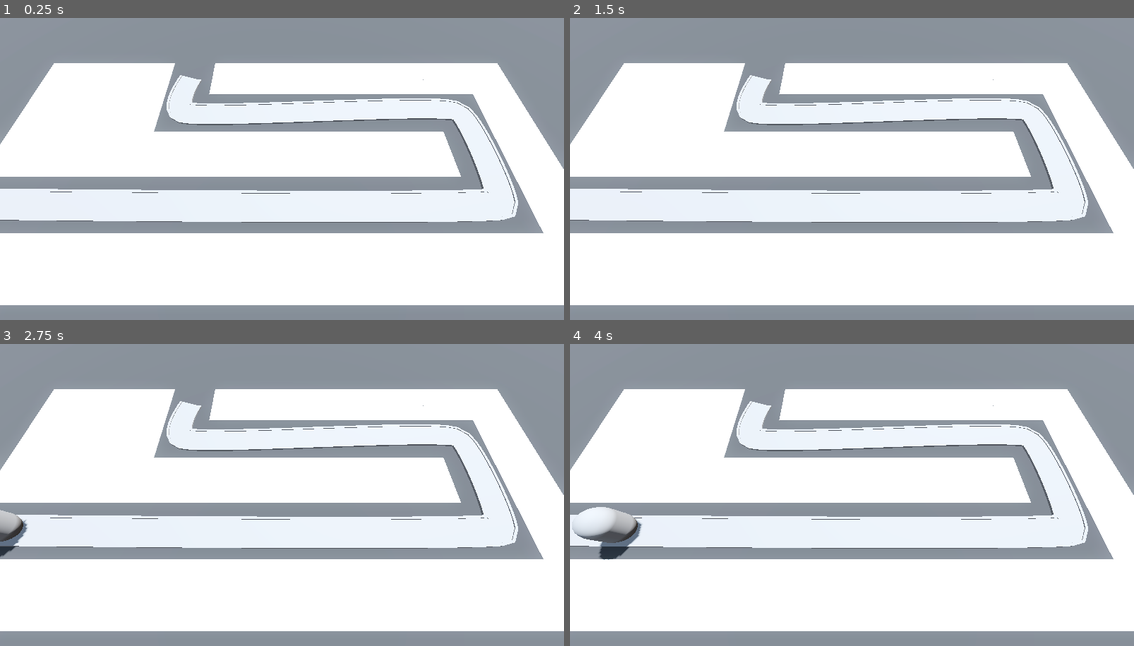
Above: before the commit, frames 1-4 (two rows, left to right).
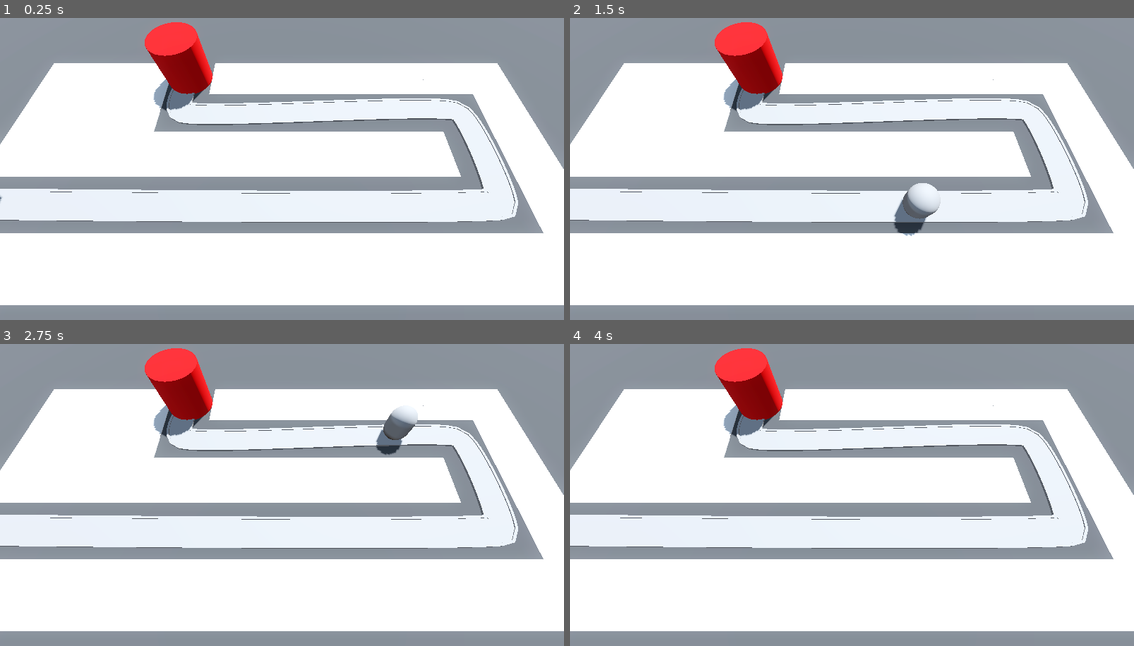
Above: after the commit, the same moments.

Repository: beltranbot/barbarian-blaster
Game: Godot game, scene res://BaseLevel.tscn
The game is run twice, just before and just after one commit, with the same random seed, the same clock (stepped at 60 frames per second) and the same inputs.
Inputs:
- Up to frame 1 (0.25 s): no input
- Up to frame 2 (1.5 s): no input
- Up to frame 3 (2.75 s): no input
- Up to frame 4 (4 s): no input

The runs differ from the first frame. In frame 1, 2.4% of the frame differs, in the area x 0-38%, y 1-61%; in frame 2, 3.2%; in frame 3, 3.5%, in the area x 0-75%, y 1-71%; in frame 4, 3.5%.

Commit message:
3.7 making a base

Diff:
--- /dev/null
+++ b/Base/base.gd
@@ -0,0 +1,4 @@
+extends Node3D
+
+func take_damage() -> void:
+	print("damage dealt to base!")
--- /dev/null
+++ b/Base/base.tscn
@@ -0,0 +1,17 @@
+[gd_scene load_steps=3 format=3 uid="uid://by5sitr0s0qa7"]
+
+[ext_resource type="Script" path="res://Base/base.gd" id="1_1fkth"]
+
+[sub_resource type="StandardMaterial3D" id="StandardMaterial3D_4bwdg"]
+albedo_color = Color(0.886275, 0, 0.0196078, 1)
+
+[node name="Base" type="Node3D" groups=["base"]]
+transform = Transform3D(1, 0, 0, 0, 1, 0, 0, 0, 1, -10, 0, -6)
+script = ExtResource("1_1fkth")
+
+[node name="CSGCylinder3D" type="CSGCylinder3D" parent="."]
+transform = Transform3D(1, 0, 0, 0, 1, 0, 0, 0, 1, 0, 2, 0)
+radius = 2.0
+height = 4.0
+sides = 32
+material = SubResource("StandardMaterial3D_4bwdg")
--- a/BaseLevel.tscn
+++ b/BaseLevel.tscn
@@ -1,7 +1,8 @@
-[gd_scene load_steps=8 format=3 uid="uid://4qgvfaoktkhb"]
+[gd_scene load_steps=9 format=3 uid="uid://4qgvfaoktkhb"]
 
 [ext_resource type="MeshLibrary" uid="uid://dqewbcymma3xd" path="res://MeshLibraries/SpaceLibrary.tres" id="1_8oufs"]
 [ext_resource type="PackedScene" uid="uid://bu6af4kwj4usb" path="res://Enemy/enemy.tscn" id="2_a3eqb"]
+[ext_resource type="PackedScene" uid="uid://by5sitr0s0qa7" path="res://Base/base.tscn" id="3_w1b3w"]
 
 [sub_resource type="ProceduralSkyMaterial" id="ProceduralSkyMaterial_wnj7i"]
 sky_horizon_color = Color(0.64625, 0.65575, 0.67075, 1)
@@ -95,3 +96,5 @@
 
 [node name="Enemy" parent="Path3D" instance=ExtResource("2_a3eqb")]
 transform = Transform3D(-4.37109e-08, 0, -0.999988, 0, 1, 0, 0.999988, 0, -4.37109e-08, -27, 0, 6)
+
+[node name="Base" parent="." instance=ExtResource("3_w1b3w")]
--- a/Enemy/enemy.gd
+++ b/Enemy/enemy.gd
@@ -1,7 +1,11 @@
 extends PathFollow3D
 
-@export var speed: float = 2.5
+@export var speed: float = 20.0
+
+@onready var base = get_tree().get_first_node_in_group("base")
 
 # Called every frame. 'delta' is the elapsed time since the previous frame.
 func _process(delta: float) -> void:
 	progress += speed * delta
+	if progress_ratio == 1.0:
+		base.take_damage()
